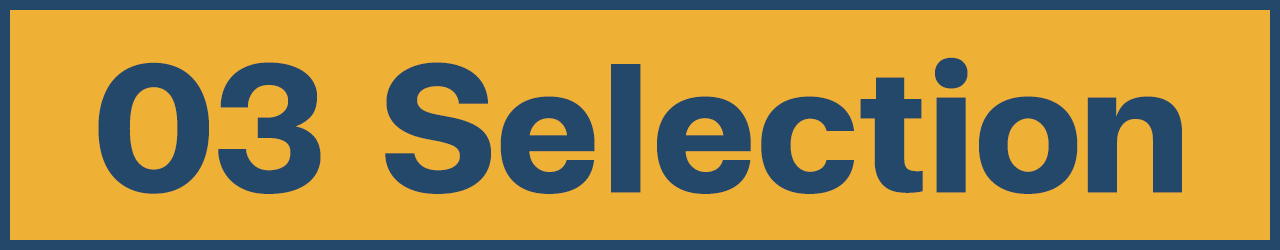
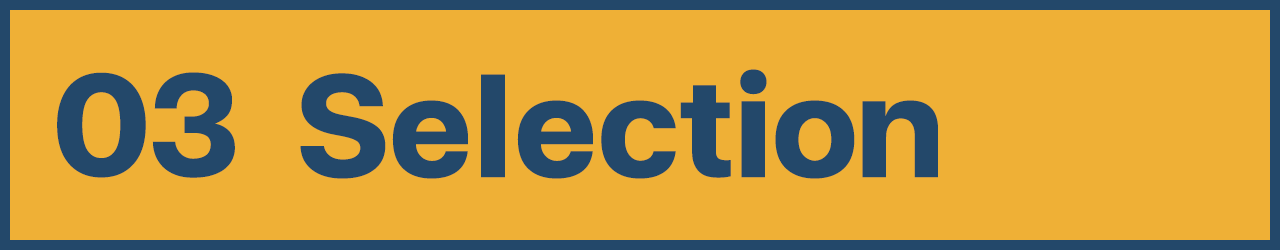
Two versions of the same layered image (1280x250). Layer-by-layer changes:
removed layer "03 Selection" over 98, 57, 1182, 194
added layer "03" above "Selection" over 57, 72, 235, 178
added layer "Selection" above "Rectangle 1" over 300, 69, 938, 179
hid "Background" over 57, 57, 1182, 194
